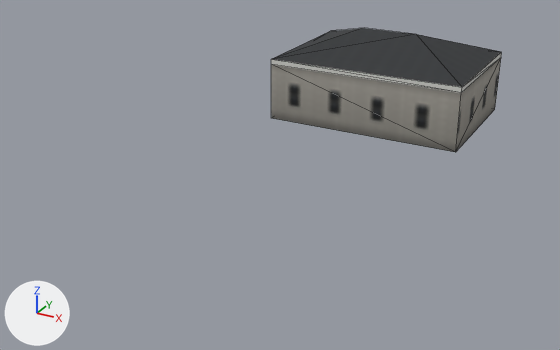
The glTF model assets/coronado_kit/buildings/extras/ext_marina_office/civic_ext_marina_office_far.glb: old version first, new version second.
Both versions are drawn from a 50 mm camera at (19.8, -52.5, 19.3) aimed at (-2.1, -12.6, -0.7). The axes (+X, +Y, +Z) are drawn at lower left. The lights are the same throughout. The picture after the commit comes second. Mesh edges are drawn as thin lines. Vertices at exactly the same position are counted once.

Objects in the first picture: 'civic_ext_marina_office_far'.
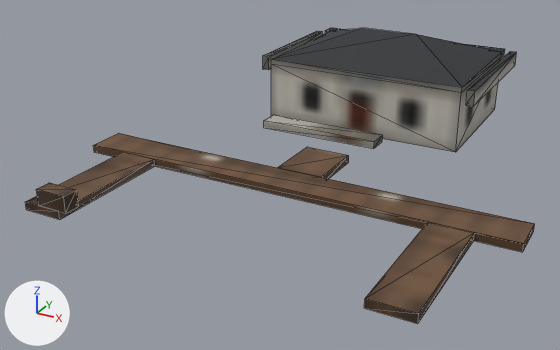
Boxes [x1, y1, x2, y2] around the edits, measured in the pictures (560 x 350 px):
```json
{"object": "civic_ext_marina_office_far", "change": "surface changed, reshaped", "before": [271, 28, 502, 152], "after": [25, 28, 535, 324], "on screen": "120% wider, 138% taller"}
{"part": 1, "of": "me_civic_ext_marina_office_far", "change": "added", "after": [25, 28, 535, 324], "on screen": "brown"}
{"part": 2, "of": "me_civic_ext_marina_office_far", "change": "surface changed", "before": [271, 29, 502, 152], "after": [271, 29, 502, 152]}
{"part": 3, "of": "me_civic_ext_marina_office_far", "change": "recoloured", "before": [271, 58, 501, 152], "after": [271, 58, 501, 152], "on screen": "light grey to white"}
```

The change, as JSON lines over the scene's bpy script:
```json
{"op": "add", "block": "img_bld_lod_color_png", "code": ["img_bld_lod_color_png = load_image('bld_lod_color.png', '../../../textures/bld_lod_color.png', 2048, 2048, 'sRGB')"]}
{"block": "mat_bld_far", "where": "n0 = _N.new('ShaderNodeBsdfPrincipled'); n0.name = 'Principled BSDF'"}
{"op": "set", "path": "n0.inputs[2].default_value", "old": "0.9", "new": "0.85", "note": "'Roughness'"}
{"block": "mat_bld_far", "where": "n4 = _N.new('ShaderNodeTexImage'); n4.name = 'Image Texture'"}
{"op": "set", "path": "n4.image", "old": "img_far_color_png", "new": "img_bld_lod_color_png"}
{"op": "add", "block": "mat_bld_far", "code": "n4.extension = 'EXTEND'"}
{"block": "me_civic_ext_marina_office_far", "where": "# used by ob_civic_ext_marina_office_far; location = (0.0, 0.0, 0.0)"}
{"op": "remove", "block": "me_civic_ext_marina_office_far", "code": "me_civic_ext_marina_office_far.from_pydata(...)  # 14 vertices, 22 faces; spans x -7.0..7.0, y -5.0..5.0, z 0.0..6.3"}
{"op": "add", "block": "me_civic_ext_marina_office_far", "code": "me_civic_ext_marina_office_far.from_pydata(...)  # 86 vertices, 112 faces; spans x -14.0..14.0, y -25.0..6.0, z 0.0..6.3"}
{"block": "me_civic_ext_marina_office_far", "change": "me_civic_ext_marina_office_far part 1"}
{"block": "me_civic_ext_marina_office_far", "change": "36 vertices are added at x -14.0..14.0, y -25.0..6.0, z 0.0..4.0"}
{"block": "me_civic_ext_marina_office_far", "change": "24 new vertices lie (0.0, 0.0, 0.5) away from vertices in x -14.0..14.0, y -25.0..6.0, z 0.0..4.0"}
{"block": "me_civic_ext_marina_office_far", "change": "12 new vertices lie (0.0, 0.0, 1.0) away from vertices in x -10.5..8.0, y -25.0..5.5, z 0.5..3.5"}
{"block": "me_civic_ext_marina_office_far", "change": "90 new faces join them"}
{"block": "me_civic_ext_marina_office_far", "change": "me_civic_ext_marina_office_far part 2: 22 kept faces spanning x -7.0..7.0, y -5.0..5.0, z 0.0..6.3 get new texture (UV) coordinates"}
{"block": "me_civic_ext_marina_office_far", "change": "me_civic_ext_marina_office_far part 3: 8 kept faces spanning x -7.0..7.0, y -5.0..5.0, z 0.0..4.1 get new vertex colours; the middle colour goes from light grey #c4c3c1 to white #ffffff"}
```
